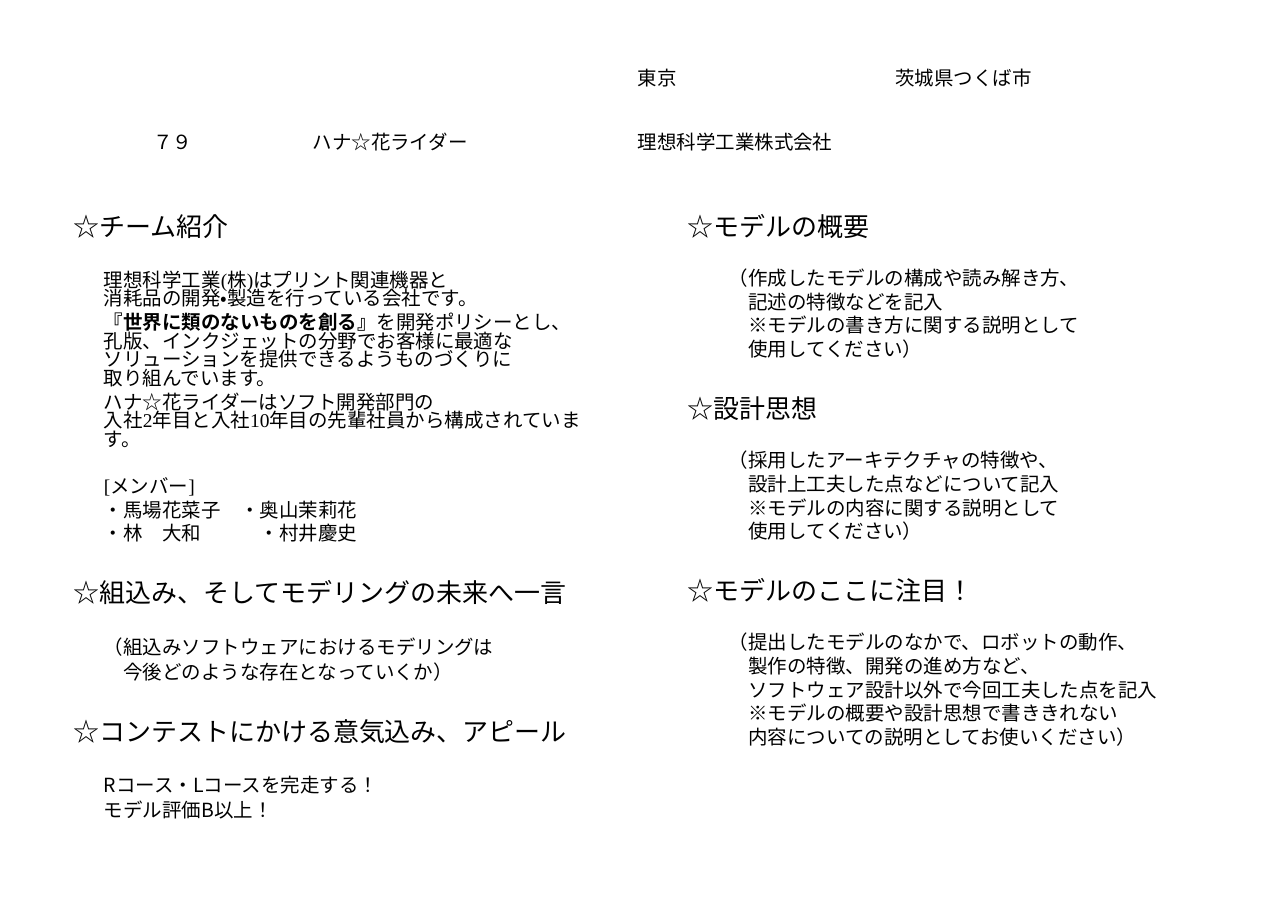
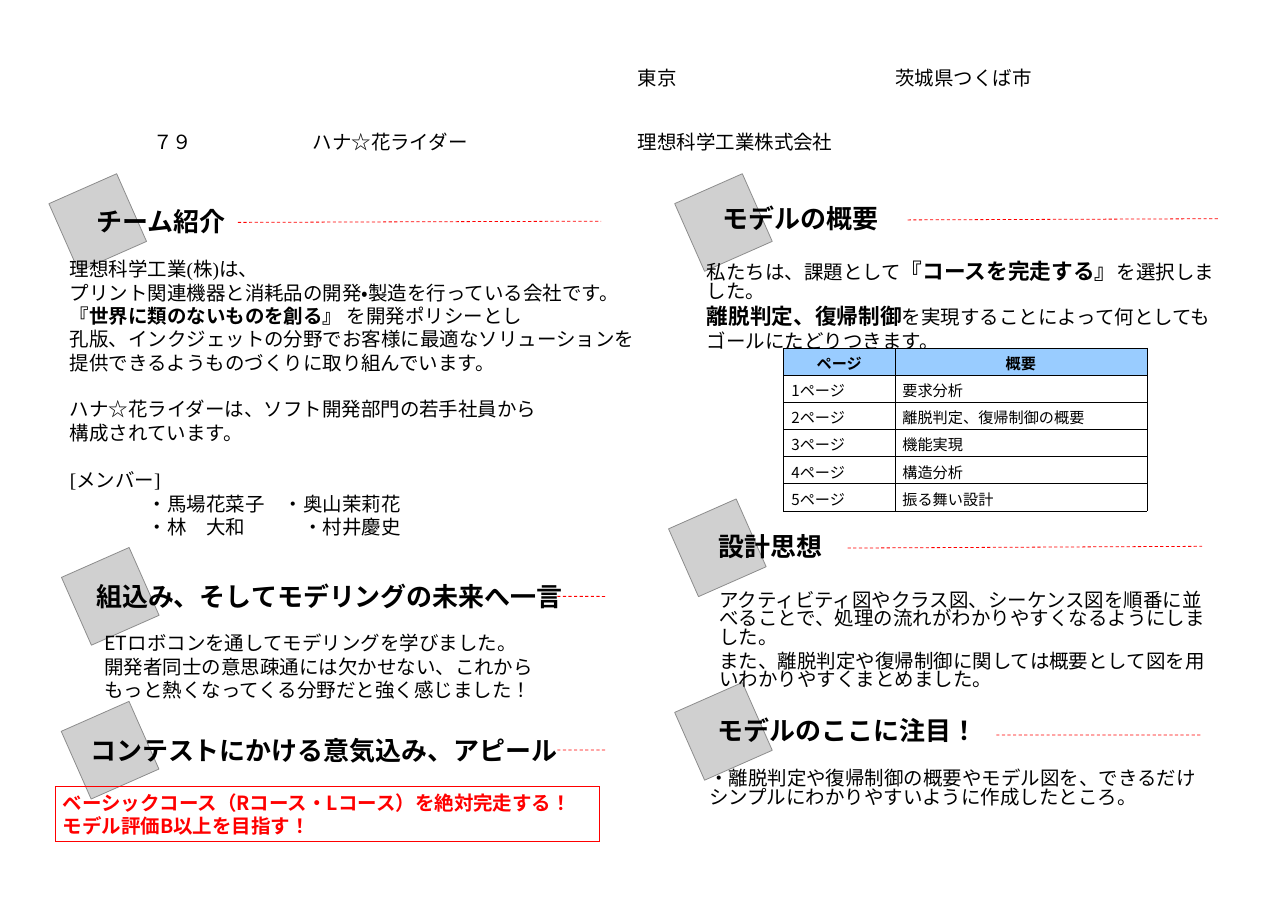
Before and after one commit to Yamacho9/MsBBProject, a slide deck: slide 1 of モデル提出用/コンセプトシート.ppt. Drawn at 1288x911 pixels with LibreOffice and Linux fonts; fonts in the diff are those of the drawing; grey boxes stand for pictures; background and template pictures are left out. Boxes give left, top, right and bottom in pixels: in the first picture for what was removed or moved away, otherwise in the second. Text is boxed around its words. In the diff, an @@ line names an element or a change of style, - is before the commit and + after.

Commit message:
コンセプトシート案完成！

```diff
--- a/モデル提出用/コンセプトシート.ppt
+++ b/モデル提出用/コンセプトシート.ppt
@@ picture added at (49, 174, 147, 271) @@
@@ picture added at (675, 174, 772, 271) @@
@@ text added at (97, 204, 226, 238), 24 pt, text #000000, bold @@
+チーム紹介
@@ text added at (723, 202, 879, 236), 24 pt, text #000000, bold @@
+モデルの概要
@@ line added from (238, 222) to (602, 221), #FF0000 0.74 pt dashed @@
@@ text removed at (688, 214, 1157, 746) @@
-☆モデルの概要
-（作成したモデルの構成や読み解き方、
-記述の特徴などを記入
-※モデルの書き方に関する説明として
-使用してください）
-☆設計思想
-（採用したアーキテクチャの特徴や、
-設計上工夫した点などについて記入
-※モデルの内容に関する説明として
-使用してください）
-☆モデルのここに注目！
-（提出したモデルのなかで、ロボットの動作、
-製作の特徴、開発の進め方など、
-ソフトウェア設計以外で今回工夫した点を記入
-※モデルの概要や設計思想で書ききれない
-内容についての説明としてお使いください）
@@ line added from (908, 220) to (1220, 219), #FF0000 0.74 pt dashed @@
@@ text "理想科学工業(株)は、": place and size @@
-text "理想科学工業(株)は、" at (73, 214, 581, 819)
+text "理想科学工業(株)は、" at (70, 256, 634, 536)
@@ text at (70, 256, 634, 442): text changed @@
-☆チーム紹介
-理想科学工業(株)はプリント関連機器と
-消耗品の開発・製造を行っている会社です。
-『世界に類のないものを創る』を開発ポリシーとし、
-孔版、インクジェットの分野でお客様に最適な
-ソリューションを提供できるようものづくりに
-取り組んでいます。
-ハナ☆花ライダーはソフト開発部門の
-入社2年目と入社10年目の先輩社員から構成されています。
+理想科学工業(株)は、
+プリント関連機器と消耗品の開発・製造を行っている会社です。
+『世界に類のないものを創る』 を開発ポリシーとし
+孔版、インクジェットの分野でお客様に最適なソリューションを
+提供できるようものづくりに取り組んでいます。
+ハナ☆花ライダーは、ソフト開発部門の若手社員から
+構成されています。
@@ text added at (707, 259, 1214, 354), 18 pt, text #000000 @@
+私たちは、課題として『コースを完走する』を選択しました。
+離脱判定、復帰制御を実現することによって何としても
+ゴールにたどりつきます。
@@ table added at (784, 348, 1148, 511), 6 rows, 2 columns @@
+ページ | 概要
+1ページ | 要求分析
+2ページ | 離脱判定、復帰制御の概要
+3ページ | 機能実現
+4ページ | 構造分析
+5ページ | 振る舞い設計
@@ text at (70, 472, 401, 536): indent changed @@
@@ picture added at (668, 499, 766, 597) @@
@@ text added at (718, 529, 822, 563), 24 pt, text #000000, bold @@
+設計思想
@@ picture added at (61, 548, 159, 645) @@
@@ line added from (848, 548) to (1202, 546), #FF0000 0.74 pt dashed @@
@@ text at (73, 580, 566, 819): paragraphs removed @@
-☆組込み、そしてモデリングの未来へ一言
-（組込みソフトウェアにおけるモデリングは
-今後どのような存在となっていくか）
-☆コンテストにかける意気込み、アピール
-Rコース・Lコースを完走する！
-モデル評価B以上！
@@ text added at (96, 579, 563, 613), 24 pt, text #000000, bold @@
+組込み、そしてモデリングの未来へ一言
@@ line added from (557, 596) to (608, 596), #FF0000 0.74 pt dashed @@
@@ text added at (719, 587, 1204, 692), 18 pt, text #000000 @@
+アクティビティ図やクラス図、シーケンス図を順番に並べることで、処理の流れがわかりやすくなるようにしました。
+また、離脱判定や復帰制御に関しては概要として図を用いわかりやすくまとめました。
@@ text added at (104, 630, 532, 703), 18 pt, text #000000 @@
+ETロボコンを通してモデリングを学びました。
+開発者同士の意思疎通には欠かせない、これからもっと熱くなってくる分野だと強く感じました！
@@ picture added at (675, 682, 772, 780) @@
@@ picture added at (61, 701, 159, 799) @@
@@ text added at (717, 713, 977, 747), 24 pt, text #000000, bold @@
+モデルのここに注目！
@@ text added at (90, 733, 557, 767), 24 pt, text #000000, bold @@
+コンテストにかける意気込み、アピール
@@ line added from (997, 735) to (1202, 735), #FF0000 0.74 pt dashed @@
@@ line added from (557, 750) to (608, 750), #FF0000 0.74 pt dashed @@
@@ text added at (709, 765, 1195, 806), 18 pt, text #000000 @@
+・離脱判定や復帰制御の概要やモデル図を、できるだけシンプルにわかりやすいように作成したところ。
@@ rectangle added at (55, 787, 600, 842), outline #FF0000 0.74 pt, 18 pt, text #FF0000, bold @@
+ベーシックコース（Rコース・Lコース）を絶対完走する！
+モデル評価B以上を目指す！
```
